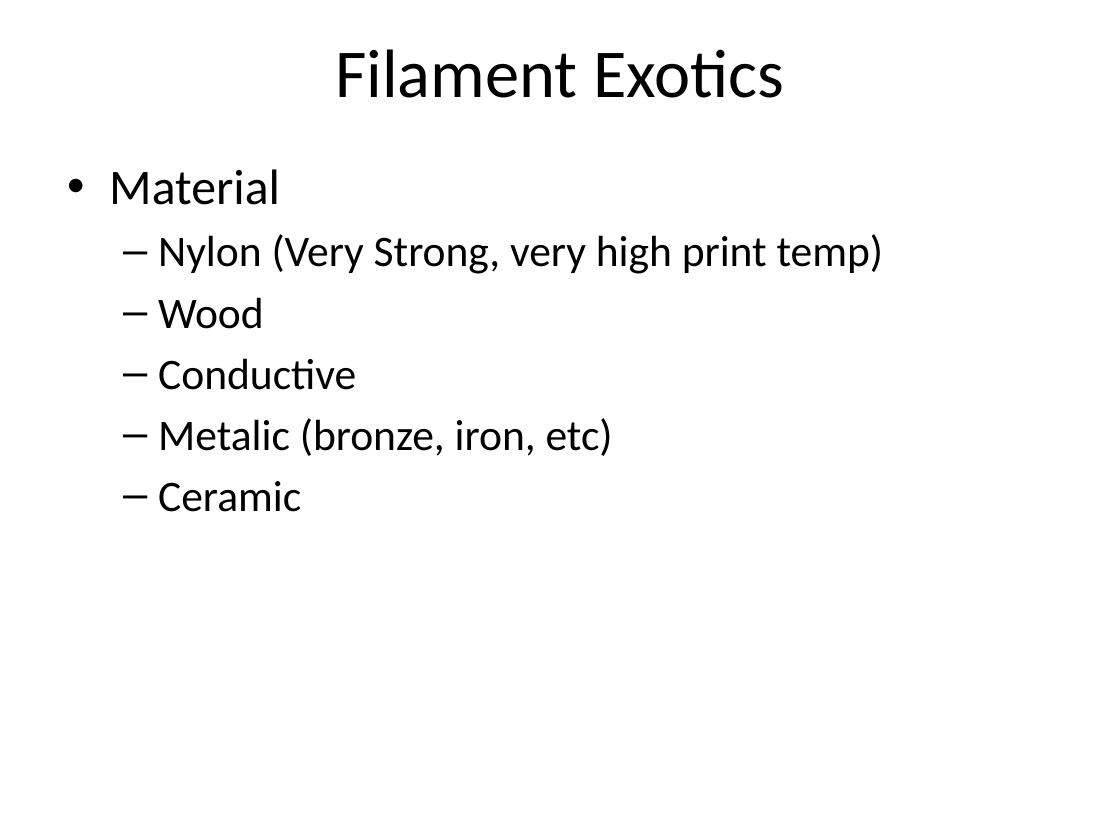
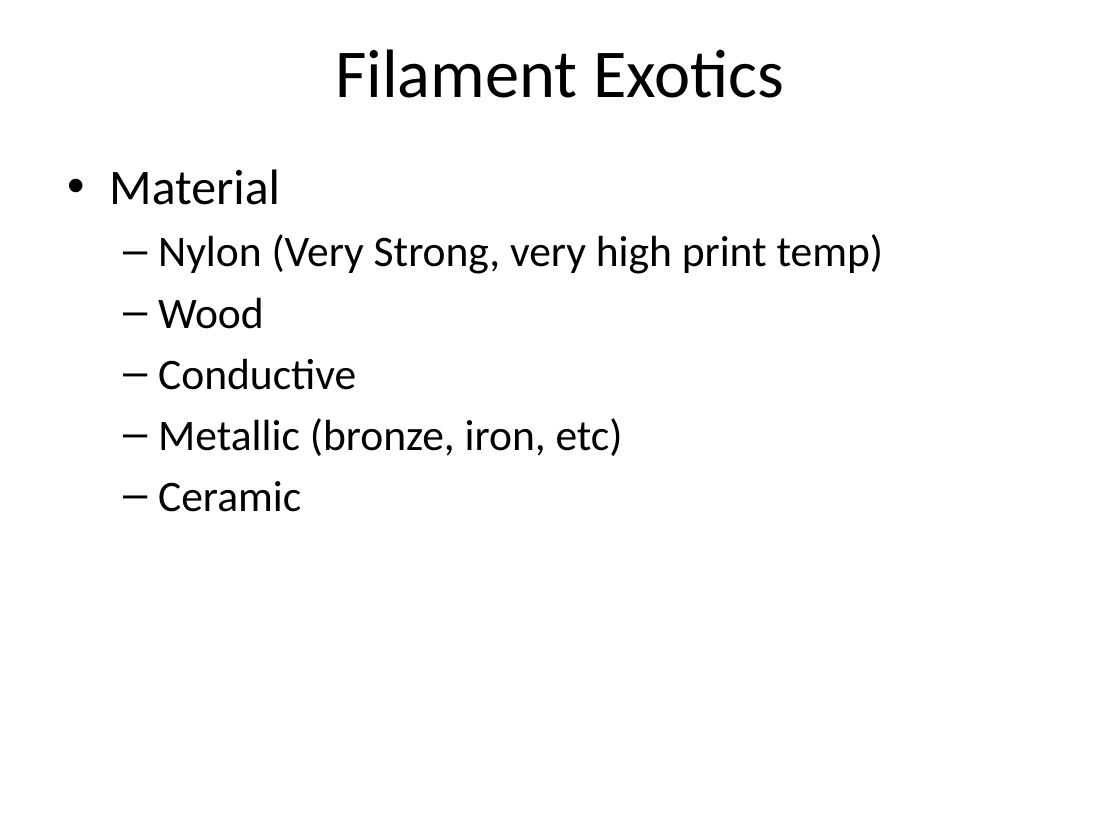
Before and after one commit to dykebert/GDI_3D_Printing_Intro, a slide deck: slide 18 of Introduction to 3D Printing.pptx (slide 17 before the commit). Drawn at 1120x840 pixels with LibreOffice and Linux fonts; fonts in the diff are those of the drawing. Boxes give left, top, right and bottom in pixels: in the first picture for what was removed or moved away, otherwise in the second. Text is boxed around its words. In the diff, an @@ line names an element or a change of style, - is before the commit and + after.

```diff
--- a/Introduction to 3D Printing.pptx
+++ b/Introduction to 3D Printing.pptx
@@ text at <box>158,418,623,456</box>: text changed @@
-  – Metalic (bronze, iron, etc)
+  – Metallic (bronze, iron, etc)
```
Also in this commit, not shown: 3 other slides changed, 7 slides added.
